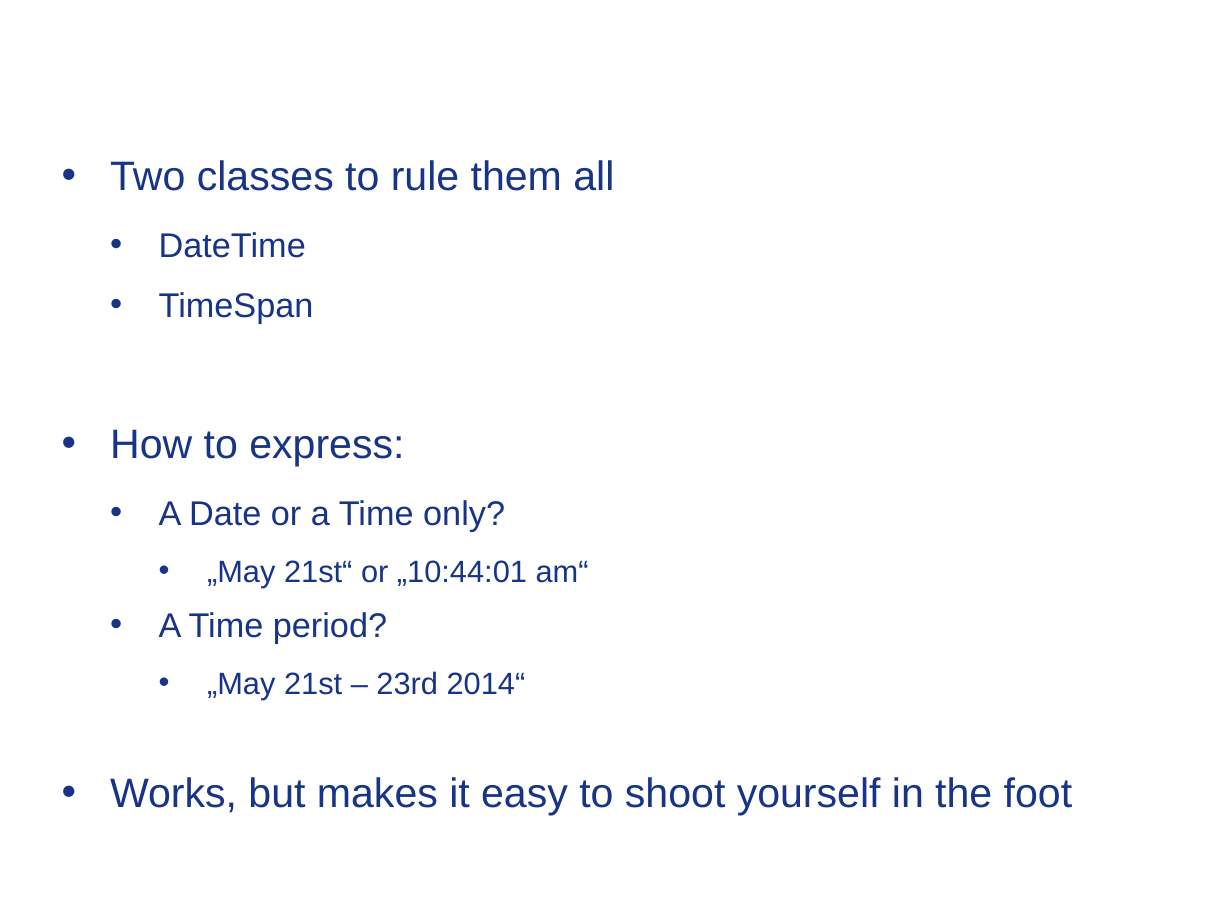
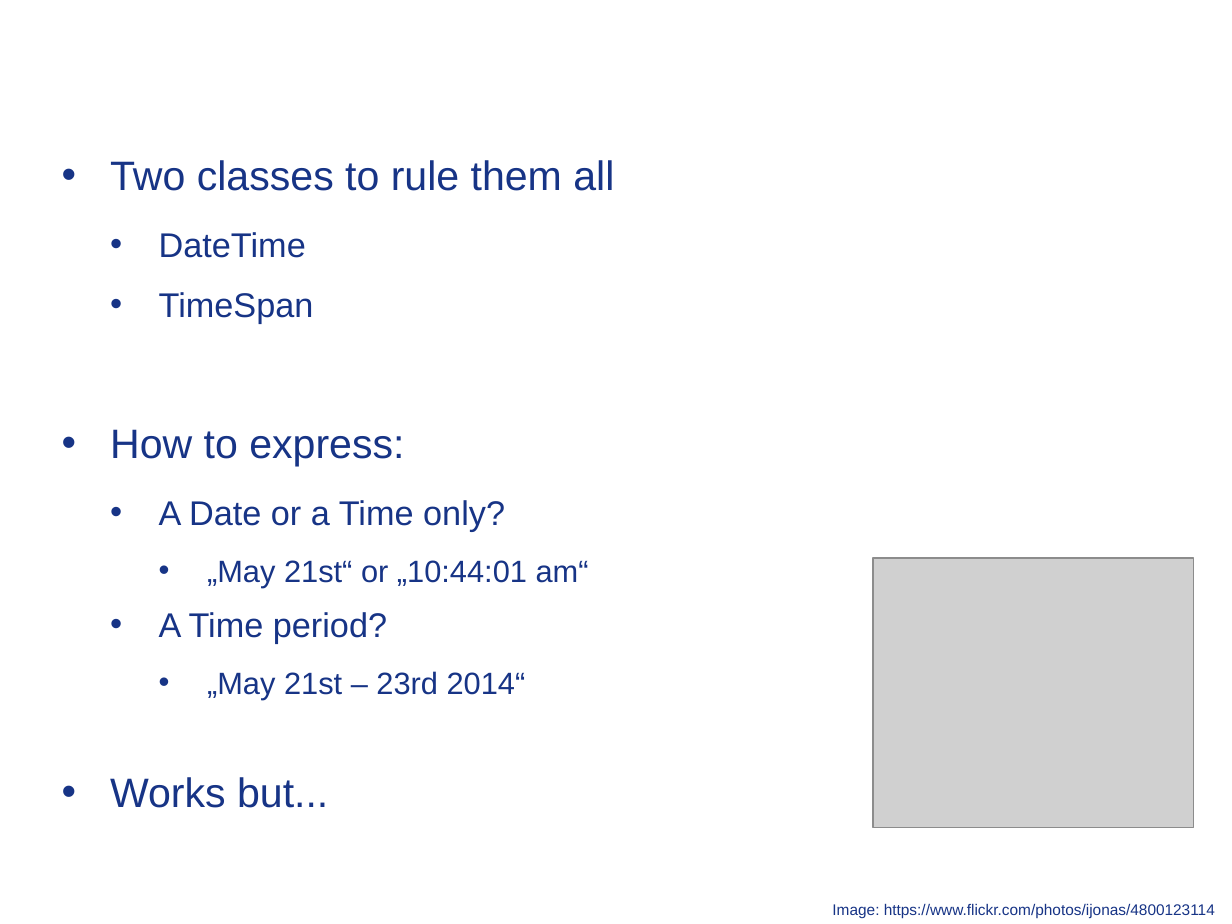
Before and after one commit to Timothep/MarathonWOShoes, a slide deck: slide 9 of BarefootMarathon.odp. Drawn at 1232x924 pixels with LibreOffice and Linux fonts; fonts in the diff are those of the drawing; grey boxes stand for pictures; background and template pictures are left out. Boxes give left, top, right and bottom in pixels: in the first picture for what was removed or moved away, otherwise in the second. Text is boxed around its words. In the diff, an @@ line names an element or a change of style, - is before the commit and + after.

```diff
--- a/BarefootMarathon.odp
+++ b/BarefootMarathon.odp
@@ picture added at (873, 558, 1194, 828) @@
@@ text at (110, 777, 328, 808): text changed @@
-• Works, but makes it easy to shoot yourself in the foot
+• Works but...
@@ text added at (832, 903, 1215, 919), 9 pt, text #173486 @@
+Image: https://www.flickr.com/photos/ijonas/4800123114
```
Also in this commit, not shown: 10 other slides changed, 2 slides added, 5 slides removed, 4 other files.
